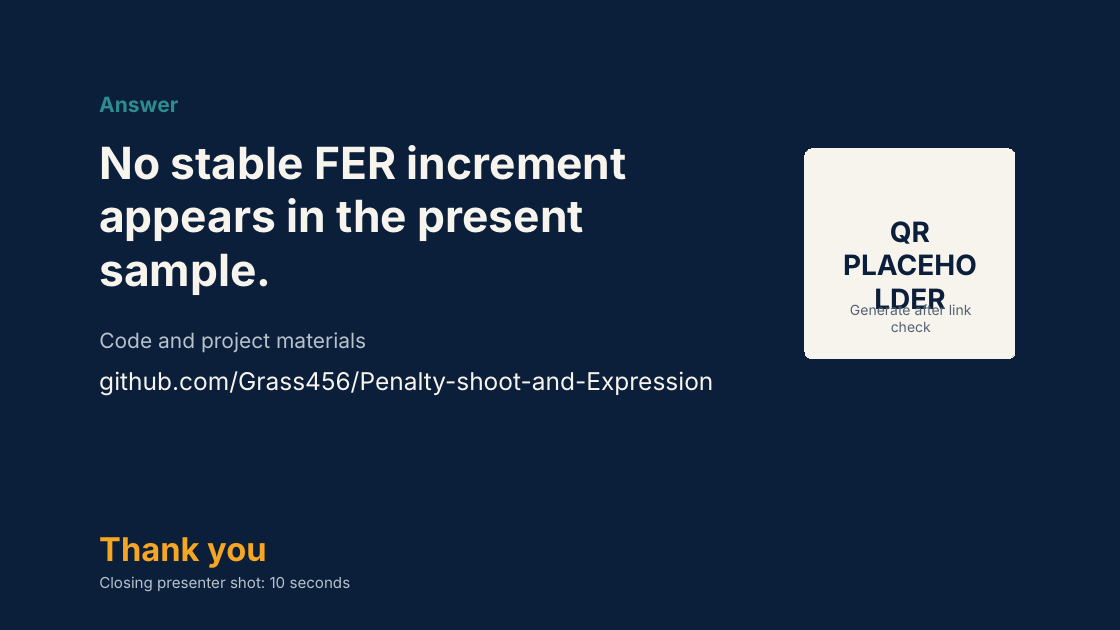
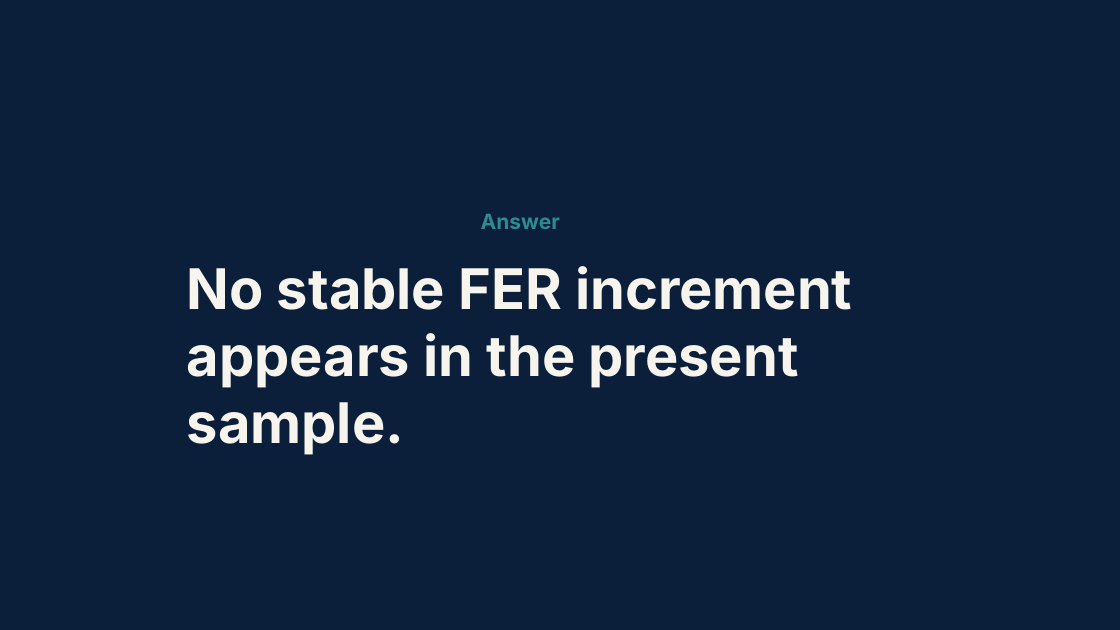
Before and after one commit to Grass456/Penalty-shoot-and-Expression, a slide deck: slide 15 of video/deliverables/Penalty_Shootout_and_Facial_Expression.pptx (slide 16 before the commit). Drawn at 1120x630 pixels with LibreOffice and Linux fonts; fonts in the diff are those of the drawing. Boxes give left, top, right and bottom in pixels: in the first picture for what was removed or moved away, otherwise in the second. Text is boxed around its words. In the diff, an @@ line names an element or a change of style, - is before the commit and + after.

```diff
--- a/video/deliverables/Penalty_Shootout_and_Facial_Expression.pptx
+++ b/video/deliverables/Penalty_Shootout_and_Facial_Expression.pptx
@@ rounded rectangle removed at [805, 149, 1015, 359] @@
@@ text "Answer": place and size @@
-text "Answer" at [99, 97, 178, 112]
+text "Answer" at [481, 214, 560, 229]
@@ text removed at [890, 221, 930, 244] @@
-QR
-PLACEHOLDER
@@ text "No stable FER increment": place and size @@
-text "No stable FER increment" at [99, 145, 627, 295]
+text "No stable FER increment" at [187, 266, 852, 455]
@@ text "No stable FER increment" at [187, 266, 852, 455]: size 38 to 48 pt @@
@@ text removed at [850, 303, 972, 332] @@
-Generate after link check
@@ text removed at [99, 332, 366, 353] @@
-Code and project materials
@@ text removed at [99, 371, 713, 396] @@
-github.com/Grass456/Penalty-shoot-and-Expression
@@ text removed at [99, 537, 266, 568] @@
-Thank you
@@ text removed at [99, 576, 351, 591] @@
-Closing presenter shot: 10 seconds
```
Also in this commit, not shown: 4 other slides changed, 1 slide added, 1 slide removed, 1 other file.
